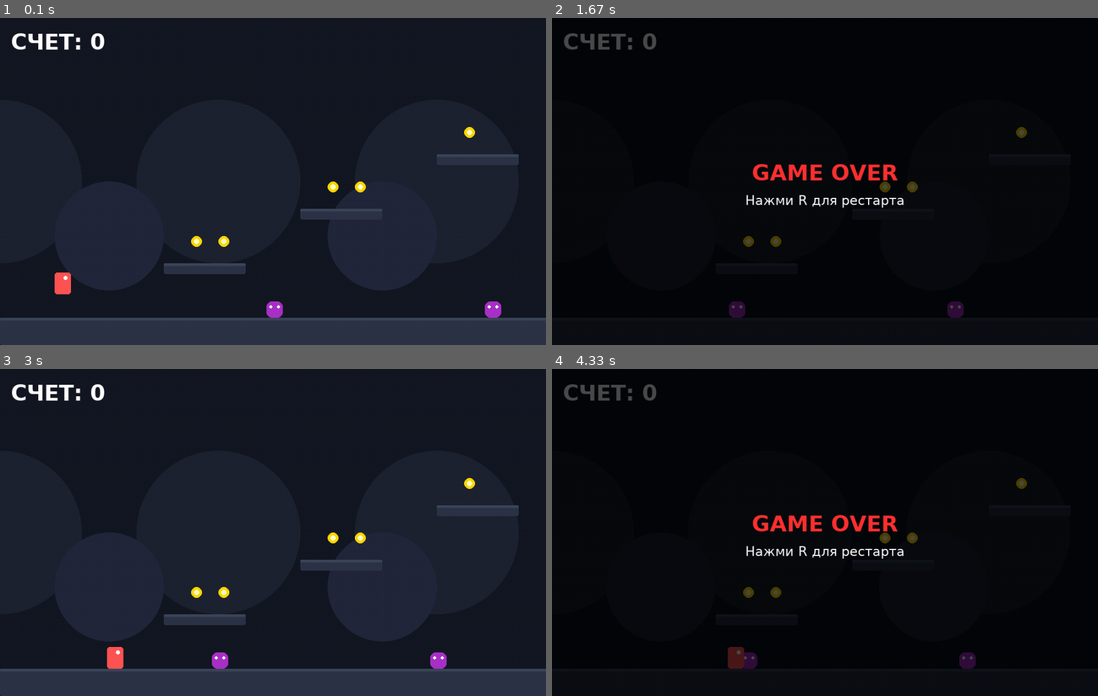
Above: before the commit, frames 1-4 (two rows, left to right).
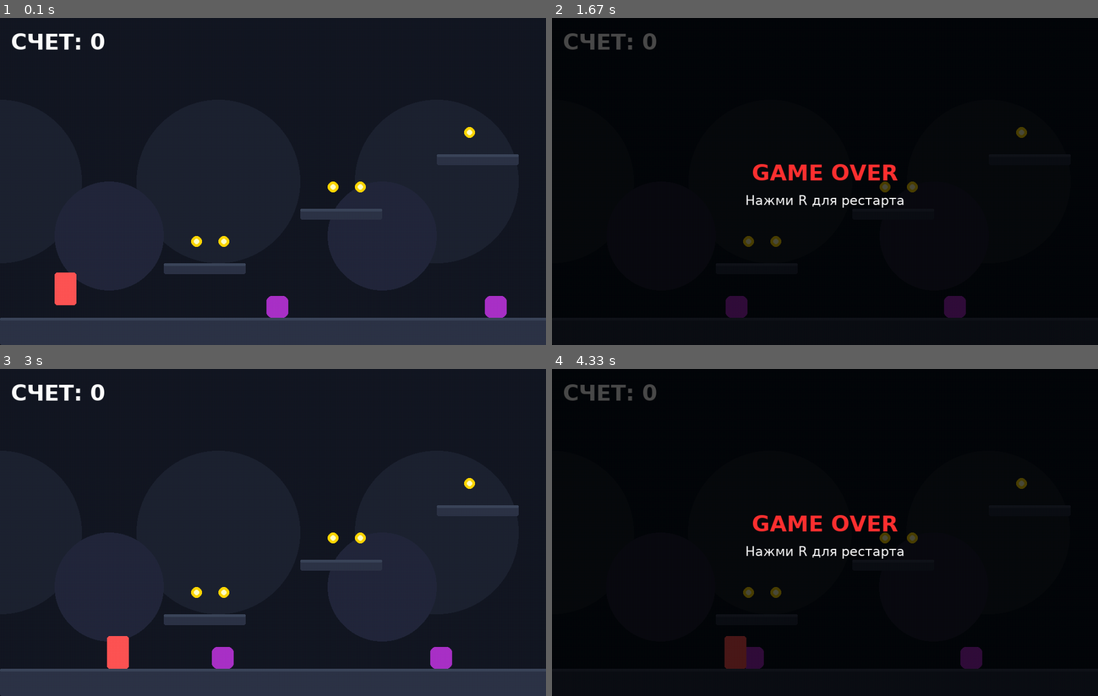
Above: after the commit, the same moments.

Repository: Folombas/PyGame2026
Game: pygame game, started from mario_game/main.py
Same seed, same stepped clock (60 frames per second), same inputs: the game is played once before the commit and once after it.
Inputs:
- Up to frame 1 (0.1 s): no input
- Up to frame 2 (1.67 s): tap Space at 0.33 s; hold Left 0.67-1.2 s
- Up to frame 3 (3 s): hold R 2.07-2.7 s; hold Right from 2.73 s (still down)
- Up to frame 4 (4.33 s): release Right at 3.37 s

The runs differ from the first frame. In frame 1, 0.5% of the frame differs, in the area x 10-93%, y 77-92%; in frame 2, 0.3%; in frame 3, 0.5%, in the area x 19-83%, y 81-92%; in frame 4, 0.5%.

Commit message:
Commit 17: Скачаны и добавлены спрайты Kenney (CC0)

Diff:
--- a/mario_game/main.py
+++ b/mario_game/main.py
@@ -1,7 +1,6 @@
 import pygame
 import sys
 import math
-import array
 import random
 
 # --- Настройки ---
@@ -11,47 +10,91 @@
 JUMP_STRENGTH = -15
 PLAYER_SPEED = 6
 
-# Цвета (Стильный минимализм / Неон)
 BG_COLOR = (20, 24, 35)
 PLATFORM_COLOR = (45, 52, 71)
-PLAYER_COLOR = (255, 85, 85)
-COIN_COLOR = (255, 215, 0)
-ENEMY_COLOR = (170, 50, 200)
-GOAL_COLOR = (50, 255, 150)
 TEXT_COLOR = (255, 255, 255)
 
-# --- Синтез звука ---
-pygame.mixer.pre_init(44100, -16, 1, 512)
+# --- Инициализация и загрузка ассетов ---
 pygame.init()
-
-def generate_sound(freq, duration, volume=0.1, wave_type="sine"):
-    sample_rate = 44100
-    n_samples = int(round(sample_rate * duration))
-    buf = array.array('h')
-    for i in range(n_samples):
-        env = min(1.0, i / 100.0, (n_samples - i) / 100.0)
-        t = float(i) / sample_rate
-        val = math.sin(2.0 * math.pi * freq * t) if wave_type == "sine" else (1.0 if math.sin(2.0 * math.pi * freq * t) > 0 else -1.0)
-        buf.append(int(32767.0 * volume * env * val))
-    return pygame.mixer.Sound(buffer=buf)
-
-snd_jump = generate_sound(400, 0.1, 0.05, "square")
-snd_coin = generate_sound(800, 0.1, 0.05, "sine")
-snd_hit = generate_sound(150, 0.2, 0.1, "square")
-snd_win = generate_sound(1000, 0.3, 0.1, "sine")
+pygame.mixer.init()
+
+# Звуки
+try:
+    snd_jump = pygame.mixer.Sound("assets/sounds/jump.wav")
+    snd_coin = pygame.mixer.Sound("assets/sounds/coin.wav")
+    snd_hit = pygame.mixer.Sound("assets/sounds/hit.wav")
+    snd_win = pygame.mixer.Sound("assets/sounds/win.wav")
+except Exception as e:
+    print(f"Ошибка загрузки звуков: {e}")
+    # Заглушки, если звуки не скачались
+    snd_jump = snd_coin = snd_hit = snd_win = None
+
+class SpriteSheet:
+    def __init__(self, filename, frame_w, frame_h):
+        try:
+            self.sheet = pygame.image.load(filename).convert_alpha()
+        except Exception as e:
+            print(f"Ошибка загрузки спрайта {filename}: {e}")
+            self.sheet = pygame.Surface((frame_w, frame_h), pygame.SRCALPHA)
+            pygame.draw.rect(self.sheet, (255, 0, 255), (0, 0, frame_w, frame_h)) # Розовый квадрат при ошибке
+
+        self.frame_w = frame_w
+        self.frame_h = frame_h
+        self.cols = self.sheet.get_width() // frame_w
+        self.rows = self.sheet.get_height() // frame_h
+        self.frames = []
+        self.load_frames()
+
+    def load_frames(self):
+        for y in range(self.rows):
+            for x in range(self.cols):
+                rect = pygame.Rect(x * self.frame_w, y * self.frame_h, self.frame_w, self.frame_h)
+                image = self.sheet.subsurface(rect)
+                self.frames.append(image)
+
+    def get_frame(self, index):
+        if 0 <= index < len(self.frames):
+            return self.frames[index]
+        return self.frames[0]
+
+# Загружаем спрайты (пути могут отличаться в зависимости от версии Kenney pack)
+# Ищем файлы в папке assets/sprites/kenney
+import os
+sprite_path = "assets/sprites/kenney/PNG/Players/playerGreen_stand.png"
+if not os.path.exists(sprite_path):
+    # Пробуем другие возможные пути
+    for root, dirs, files in os.walk("assets/sprites/kenney"):
+        for file in files:
+            if "player" in file.lower() and file.endswith(".png") and "stand" in file.lower():
+                sprite_path = os.path.join(root, file)
+                break
+
+# Создаем спрайт-листы (упрощенно: один кадр для стояния, один для прыжка)
+# В реальном проекте нужно нарезать анимацию бега
+player_stand = SpriteSheet(sprite_path, 64, 64).get_frame(0) if os.path.exists(sprite_path) else None
+player_jump = player_stand # Заглушка
+
+# Для врага ищем спрайт
+enemy_path = None
+for root, dirs, files in os.walk("assets/sprites/kenney"):
+    for file in files:
+        if "slime" in file.lower() and file.endswith(".png"):
+            enemy_path = os.path.join(root, file)
+            break
+enemy_sprite = SpriteSheet(enemy_path, 64, 64).get_frame(0) if enemy_path else None
 
 # --- Классы ---
 class Player:
     def __init__(self, x, y):
-        self.rect = pygame.Rect(x, y, 30, 40)
+        self.rect = pygame.Rect(x, y, 40, 60)
         self.vx = 0
         self.vy = 0
         self.on_ground = False
         self.alive = True
         self.facing_right = True
+        self.anim_timer = 0
 
     def update(self, keys, platforms):
-        # Горизонтальное движение
         self.vx = 0
         if keys[pygame.K_LEFT] or keys[pygame.K_a]:
             self.vx = -PLAYER_SPEED
@@ -60,14 +103,12 @@
             self.vx = PLAYER_SPEED
             self.facing_right = True
 
-        # Гравитация
         self.vy += GRAVITY
 
-        # Прыжок
         if (keys[pygame.K_SPACE] or keys[pygame.K_UP] or keys[pygame.K_w]) and self.on_ground:
             self.vy = JUMP_STRENGTH
             self.on_ground = False
-            snd_jump.play()
+            if snd_jump: snd_jump.play()
 
         # Коллизия по X
         self.rect.x += self.vx
@@ -89,18 +130,29 @@
                     self.rect.top = p.rect.bottom
                     self.vy = 0
 
-        # Смерть от падения
         if self.rect.top > HEIGHT + 200:
             self.alive = False
 
     def draw(self, screen, cam_x):
         draw_rect = self.rect.copy()
         draw_rect.x -= cam_x
-        # Тело
-        pygame.draw.rect(screen, PLAYER_COLOR, draw_rect, border_radius=5)
-        # Глаз
-        eye_x = draw_rect.right - 10 if self.facing_right else draw_rect.left + 5
-        pygame.draw.circle(screen, (255, 255, 255), (eye_x, draw_rect.y + 10), 4)
+
+        # Выбираем спрайт
+        if not self.on_ground and player_jump:
+            img = player_jump
+        elif player_stand:
+            img = player_stand
+        else:
+            # Заглушка, если спрайтов нет
+            pygame.draw.rect(screen, (255, 85, 85), draw_rect, border_radius=5)
+            return
+
+        # Масштабируем и отражаем при необходимости
+        scaled_img = pygame.transform.scale(img, (self.rect.width, self.rect.height))
+        if not self.facing_right:
+            scaled_img = pygame.transform.flip(scaled_img, True, False)
+
+        screen.blit(scaled_img, (draw_rect.x, draw_rect.y))
 
 class Platform:
     def __init__(self, x, y, w, h):
@@ -110,12 +162,11 @@
         draw_rect = self.rect.copy()
         draw_rect.x -= cam_x
         pygame.draw.rect(screen, PLATFORM_COLOR, draw_rect, border_radius=3)
-        # Блик для стиля
         pygame.draw.rect(screen, (60, 70, 90), (draw_rect.x, draw_rect.y, draw_rect.width, 5), border_radius=3)
 
 class Enemy:
     def __init__(self, x, y):
-        self.rect = pygame.Rect(x, y, 30, 30)
+        self.rect = pygame.Rect(x, y, 40, 40)
         self.vx = -2
         self.alive = True
 
@@ -130,9 +181,12 @@
     def draw(self, screen, cam_x):
         draw_rect = self.rect.copy()
         draw_rect.x -= cam_x
-        pygame.draw.rect(screen, ENEMY_COLOR, draw_rect, border_radius=10)
-        pygame.draw.circle(screen, (255, 255, 255), (draw_rect.x + 8, draw_rect.y + 10), 3)
-        pygame.draw.circle(screen, (255, 255, 255), (draw_rect.x + 22, draw_rect.y + 10), 3)
+
+        if enemy_sprite:
+            scaled_img = pygame.transform.scale(enemy_sprite, (self.rect.width, self.rect.height))
+            screen.blit(scaled_img, (draw_rect.x, draw_rect.y))
+        else:
+            pygame.draw.rect(screen, (170, 50, 200), draw_rect, border_radius=10)
 
 class Coin:
     def __init__(self, x, y):
@@ -143,7 +197,7 @@
         if not self.collected:
             draw_rect = self.rect.copy()
             draw_rect.x -= cam_x
-            pygame.draw.circle(screen, COIN_COLOR, draw_rect.center, 10)
+            pygame.draw.circle(screen, (255, 215, 0), draw_rect.center, 10)
             pygame.draw.circle(screen, (255, 255, 200), draw_rect.center, 5)
 
 class Goal:
@@ -153,8 +207,7 @@
     def draw(self, screen, cam_x):
         draw_rect = self.rect.copy()
         draw_rect.x -= cam_x
-        pygame.draw.rect(screen, GOAL_COLOR, draw_rect, border_radius=5)
-        # Флаг
+        pygame.draw.rect(screen, (50, 255, 150), draw_rect, border_radius=5)
         pygame.draw.polygon(screen, (255, 255, 255), [(draw_rect.centerx, draw_rect.y), (draw_rect.centerx + 30, draw_rect.y + 20), (draw_rect.centerx, draw_rect.y + 40)])
 
 # --- Создание уровня ---
@@ -163,17 +216,13 @@
     enemies = []
     coins = []
 
-    # Земля
     platforms.append(Platform(0, HEIGHT - 50, WIDTH * 3, 50))
-
-    # Платформы
     platforms.append(Platform(300, 450, 150, 20))
     platforms.append(Platform(550, 350, 150, 20))
     platforms.append(Platform(800, 250, 150, 20))
     platforms.append(Platform(1100, 400, 200, 20))
     platforms.append(Platform(1400, 300, 150, 20))
 
-    # Монетки
     coins.append(Coin(350, 400))
     coins.append(Coin(400, 400))
     coins.append(Coin(600, 300))
@@ -181,27 +230,23 @@
     coins.append(Coin(850, 200))
     coins.append(Coin(1150, 350))
 
-    # Враги
-    enemies.append(Enemy(500, HEIGHT - 80))
-    enemies.append(Enemy(900, HEIGHT - 80))
-    enemies.append(Enemy(1300, HEIGHT - 80))
-
-    # Цель
+    enemies.append(Enemy(500, HEIGHT - 90))
+    enemies.append(Enemy(900, HEIGHT - 90))
+    enemies.append(Enemy(1300, HEIGHT - 90))
+
     goal = Goal(WIDTH * 2.5, HEIGHT - 150)
 
     return platforms, enemies, coins, goal
 
 def draw_parallax_bg(screen, cam_x):
-    # Дальний план
     for i in range(0, WIDTH * 3, 400):
         pygame.draw.circle(screen, (30, 35, 50), (i - cam_x * 0.2, 300), 150)
-    # Средний план
     for i in range(200, WIDTH * 3, 500):
         pygame.draw.circle(screen, (35, 40, 60), (i - cam_x * 0.5, 400), 100)
 
 def main():
     screen = pygame.display.set_mode((WIDTH, HEIGHT))
-    pygame.display.set_caption("Neon Runner (Mario Inspired)")
+    pygame.display.set_caption("Neon Runner (Sprite Edition)")
     clock = pygame.time.Clock()
     font = pygame.font.SysFont("dejavusans", 40, bold=True)
 
@@ -209,7 +254,7 @@
     platforms, enemies, coins, goal = create_level()
     cam_x = 0
     score = 0
-    state = "PLAYING" # PLAYING, WIN, GAME_OVER
+    state = "PLAYING"
 
     running = True
     while running:
@@ -218,7 +263,6 @@
                 running = False
             if event.type == pygame.KEYDOWN:
                 if event.key == pygame.K_r and state != "PLAYING":
-                    # Рестарт
                     player = Player(100, HEIGHT - 150)
                     platforms, enemies, coins, goal = create_level()
                     cam_x = 0
@@ -229,38 +273,32 @@
             keys = pygame.key.get_pressed()
             player.update(keys, platforms)
 
-            # Движение камеры (следим за игроком)
             target_cam_x = player.rect.centerx - WIDTH // 3
-            cam_x += (target_cam_x - cam_x) * 0.1 # Плавный скроллинг
-
-            # Ограничение камеры
+            cam_x += (target_cam_x - cam_x) * 0.1
             if cam_x < 0: cam_x = 0
 
             for enemy in enemies:
                 if enemy.alive:
                     enemy.update(platforms)
-                    # Столкновение с игроком
                     if player.rect.colliderect(enemy.rect):
                         if player.vy > 0 and player.rect.bottom < enemy.rect.centery:
-                            # Прыгнули на врага
                             enemy.alive = False
                             player.vy = -10
                             score += 100
-                            snd_hit.play()
+                            if snd_hit: snd_hit.play()
                         else:
-                            # Получили урон
                             state = "GAME_OVER"
-                            snd_hit.play()
+                            if snd_hit: snd_hit.play()
 
             for coin in coins:
                 if not coin.collected and player.rect.colliderect(coin.rect):
                     coin.collected = True
                     score += 50
-                    snd_coin.play()
+                    if snd_coin: snd_coin.play()
 
             if player.rect.colliderect(goal.rect):
                 state = "WIN"
-                snd_win.play()
+                if snd_win: snd_win.play()
 
             if not player.alive:
                 state = "GAME_OVER"
@@ -283,7 +321,6 @@
 
         player.draw(screen, cam_x)
 
-        # UI
         score_text = font.render(f"СЧЕТ: {score}", True, TEXT_COLOR)
         screen.blit(score_text, (20, 20))
 
@@ -300,7 +337,7 @@
             overlay = pygame.Surface((WIDTH, HEIGHT), pygame.SRCALPHA)
             overlay.fill((0, 0, 0, 180))
             screen.blit(overlay, (0, 0))
-            win_text = font.render("ПОБЕДА!", True, GOAL_COLOR)
+            win_text = font.render("ПОБЕДА!", True, (50, 255, 150))
             screen.blit(win_text, (WIDTH//2 - win_text.get_width()//2, HEIGHT//2 - 40))
             r_text = pygame.font.SysFont("dejavusans", 24).render("Нажми R чтобы играть снова", True, TEXT_COLOR)
             screen.blit(r_text, (WIDTH//2 - r_text.get_width()//2, HEIGHT//2 + 20))
Not shown, added: mario_game/assets/sounds/coin.wav
Not shown, added: mario_game/assets/sounds/hit.wav
Not shown, added: mario_game/assets/sounds/jump.wav
Not shown, added: mario_game/assets/sounds/win.wav
Not shown, added: mario_game/assets/sprites/kenney_platformer.zip
